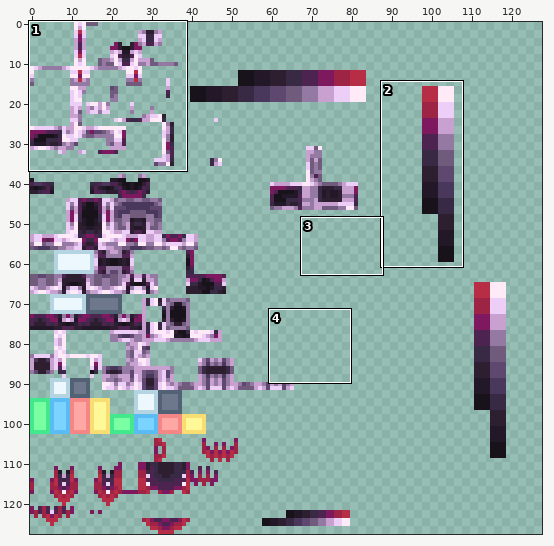
Two versions of one sprite sheet, src/main/resources/assets/malum/textures/armor/malignant_stronghold_test.png. Above: a wide view before the commit, with the close-up outlined.
Close-up. Old version:
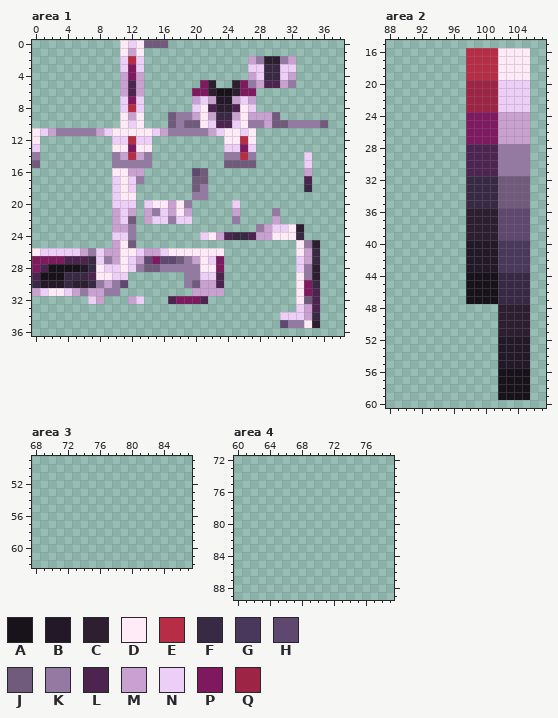
The file is 128x128 pixels. Shown: area 1: x 0..38, y 0..36; area 2: x 88..107, y 15..60; area 3: x 68..87, y 49..62; area 4: x 60..79, y 72..89. The commit also changed other parts of the picture, which this record leaves out.
Palette (. is transparent): A #18121a  B #231827  C #2d1e30  D #ffeaf7  E #b72d45  F #382945  G #4a385c  H #5e4870  J #705b7c  K #947aa3  L #4d2450  M #c9a1d0  N #eccef6  P #7e195f  Q #9d2444
Pixels before, area 1, first column x 0:
 0 ...........DNDJJJ....................
 1 ...........DMD.......................
 2 ...........NEN.............MKCCKM....
 3 ...........NPN.............NNFFNN....
 4 ...........MPM.............MNFFNM....
 5 ...........MLM.......PC..CPKMLLMK....
 6 ...........MLM......PPCAACPP.........
 7 ...........NPN......MNMBBMNM.........
 8 ...........NEN......NDLCCLDN.........
 9 ...........DMD...JKKMDMFFMDMMMJ......
10 ...........DND...JKJJDNLLNDKKMJJKKKKJ
11 DNMKKKKKMNDDDDDNMKKKKKMNDDND.........
12 D.........NNENN.........DDED.........
13 N.........DDPDD.........NNPN.........
14 K.........KMEMK.........KKEK......N..
15 J.........KKKKK.........JJJJ......N..
16 ..........DDMM......HJ............M..
17 ..........NDNK......JJ............L..
18 ..........NDN.......JK............F..
19 ..........NDD.......KK...............
20 ..........NNN.NDDMDK.....N...........
21 ..........MNM.MKNMDM.....M....K......
22 ..........MNJ.MNNKNN.....K....M......
23 ..........MMK...............KMNNDC...
24 ..........NNK........NDMLFFLMMDDDF...
25 ..........MDJ....................DKC.
26 DNNNNNMKNMMDDNMMNDDDDDDD.........DMF.
27 PPPPLLLFNKMDNMHPHHJKMDNP.........NMF.
28 PLAAAABFDNNDNKJJKKKKKDDP.........NKC.
29 LAAAFFFLDDNN.......KKNNL.........DKC.
30 FBBBFCCFKMKH.......KJMML.........DPF.
31 MNDDNMKMMKK.........MMMM.........DPL.
32 .......NM...MN...LPPPL...........DJL.
33 .................................NML.
34 ...............................NNNMF.
35 ...............................HKKDC.
Pixels before, area 2, first column x 98:
16 EEEEDDDD
17 EEEEDDDD
18 EEEEDDDD
19 EEEEDDDD
20 QQQQNNNN
21 QQQQNNNN
22 QQQQNNNN
23 QQQQNNNN
24 PPPPMMMM
25 PPPPMMMM
26 PPPPMMMM
27 PPPPMMMM
28 LLLLKKKK
29 LLLLKKKK
30 LLLLKKKK
31 LLLLKKKK
32 FFFFJJJJ
33 FFFFJJJJ
34 FFFFJJJJ
35 FFFFJJJJ
36 CCCCHHHH
37 CCCCHHHH
38 CCCCHHHH
39 CCCCHHHH
40 BBBBGGGG
41 BBBBGGGG
42 BBBBGGGG
43 BBBBGGGG
44 AAAAFFFF
45 AAAAFFFF
46 AAAAFFFF
47 AAAAFFFF
48 ....CCCC
49 ....CCCC
50 ....CCCC
51 ....CCCC
52 ....BBBB
53 ....BBBB
54 ....BBBB
55 ....BBBB
56 ....AAAA
57 ....AAAA
58 ....AAAA
59 ....AAAA
Once edited:
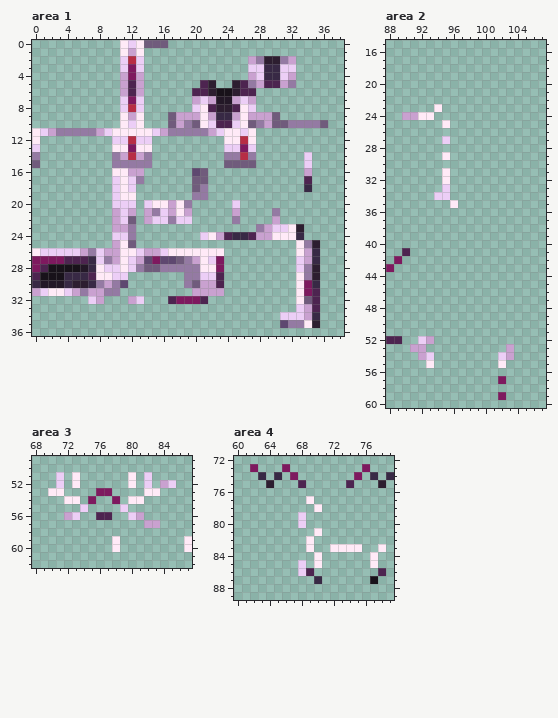
What changed:
Area 1:
y 5: x 21 P -> L; x 26 P -> L
y 6: x 20..21 PP -> LL; x 26..27 PP -> LL
y 9: x 18..19 KK -> MM
y 10: x 18..19 KJ -> MK; x 27 K -> J
Area 2:
y 16..19: x 98..105 EEEEDDDD -> ........
y 20..22: x 98..105 QQQQNNNN -> ........
y 23: x 94 . -> D; x 98..105 QQQQNNNN -> ........
y 24: x 90..93 .... -> MMDD; x 98..105 PPPPMMMM -> ........
y 25: x 95 . -> D; x 98..105 PPPPMMMM -> ........
y 26: x 98..105 PPPPMMMM -> ........
y 27: x 95 . -> N; x 98..105 PPPPMMMM -> ........
y 28: x 98..105 LLLLKKKK -> ........
y 29: x 95 . -> D; x 98..105 LLLLKKKK -> ........
y 30: x 98..105 LLLLKKKK -> ........
y 31: x 95 . -> D; x 98..105 LLLLKKKK -> ........
y 32: x 95 . -> D; x 98..105 FFFFJJJJ -> ........
y 33: x 95 . -> N; x 98..105 FFFFJJJJ -> ........
y 34: x 94..95 .. -> NN; x 98..105 FFFFJJJJ -> ........
y 35: x 96 . -> D; x 98..105 FFFFJJJJ -> ........
y 36..39: x 98..105 CCCCHHHH -> ........
y 40: x 98..105 BBBBGGGG -> ........
y 41: x 90 . -> L; x 98..105 BBBBGGGG -> ........
y 42: x 89 . -> P; x 98..105 BBBBGGGG -> ........
y 43: x 88 . -> P; x 98..105 BBBBGGGG -> ........
y 44..47: x 98..105 AAAAFFFF -> ........
y 48..51: x 102..105 CCCC -> ....
y 52: x 88..89 .. -> LL; x 92..93 .. -> NM; x 102..105 BBBB -> ....
y 53: x 91..92 .. -> MM; x 102..105 BBBB -> .M..
y 54: x 92..93 .. -> MN; x 102..105 BBBB -> NM..
y 55: x 93 . -> D; x 102..105 BBBB -> D...
y 56: x 102..105 AAAA -> ....
y 57: x 102..105 AAAA -> P...
y 58: x 102..105 AAAA -> ....
y 59: x 102..105 AAAA -> P...
Area 3:
y 51: x 71 . -> N; x 73 . -> D; x 80 . -> D; x 82 . -> N
y 52: x 71 . -> N; x 73 . -> D; x 80 . -> D; x 82 . -> N; x 84..85 .. -> MN
y 53: x 70..71 .. -> DD; x 76..77 .. -> PP; x 82..83 .. -> DD
y 54: x 72..73 .. -> DD; x 75 . -> P; x 78 . -> P; x 80..81 .. -> DD
y 55: x 74 . -> N; x 79 . -> N
y 56: x 72..73 .. -> MN; x 76..77 .. -> LL; x 80..81 .. -> NM
y 57: x 82..83 .. -> MM
y 59..60: x 78 . -> D; x 87 . -> D
Area 4:
y 73: x 62 . -> P; x 66 . -> P; x 76 . -> P
y 74: x 63 . -> F; x 65 . -> F; x 67 . -> P; x 75 . -> P; x 77 . -> F; x 79 . -> F
y 75: x 64 . -> C; x 68 . -> L; x 74 . -> L; x 78 . -> C
y 77: x 69 . -> D
y 78: x 70 . -> D
y 79..80: x 68 . -> N
y 81: x 70 . -> D
y 82: x 69 . -> D
y 83: x 69 . -> D; x 72..75 .... -> DDDD; x 78 . -> D
y 84: x 70 . -> D; x 77 . -> D
y 85: x 68 . -> N; x 70 . -> D; x 77 . -> D
y 86: x 68..69 .. -> NL; x 78 . -> L
y 87: x 70 . -> F; x 77 . -> A
Boxes around the changes in both close-ups, in picture pixels (x1, y1, x2, y2):
changed: (176, 80, 256, 128)
changed: (386, 48, 530, 400)
added: (48, 472, 192, 552)
added: (250, 464, 394, 584)
